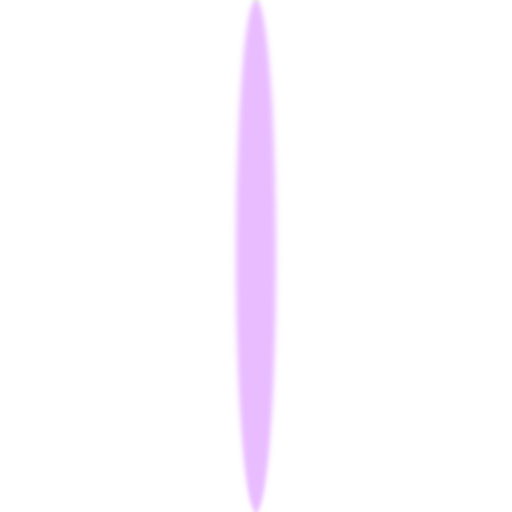
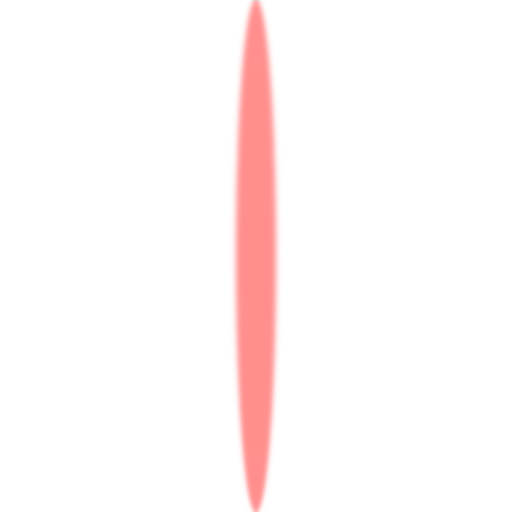
Comparing the layer stacks of the two w=512, h=512 images. Changes:
pixels changed over left=230, top=0, right=282, bottom=512 (layer not identified)
